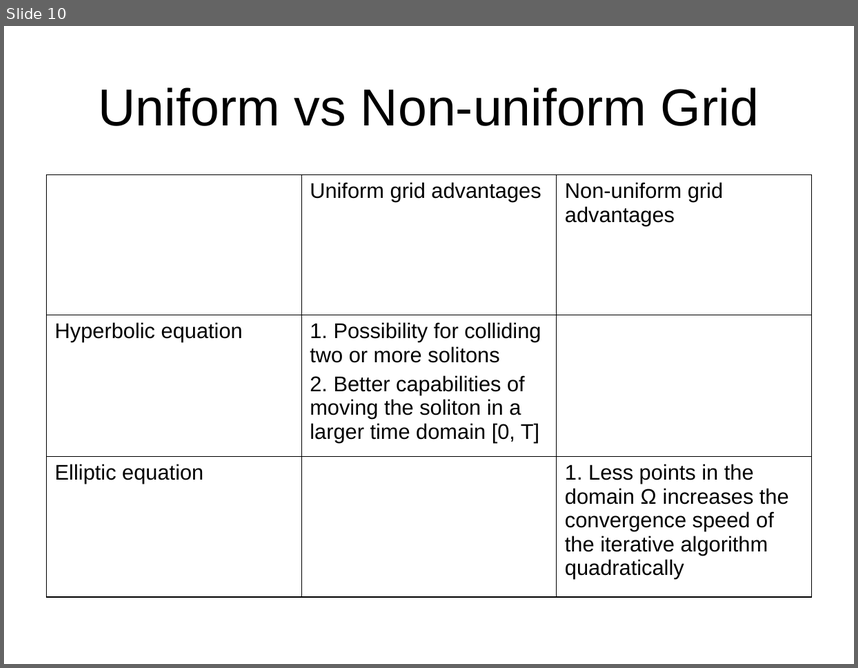
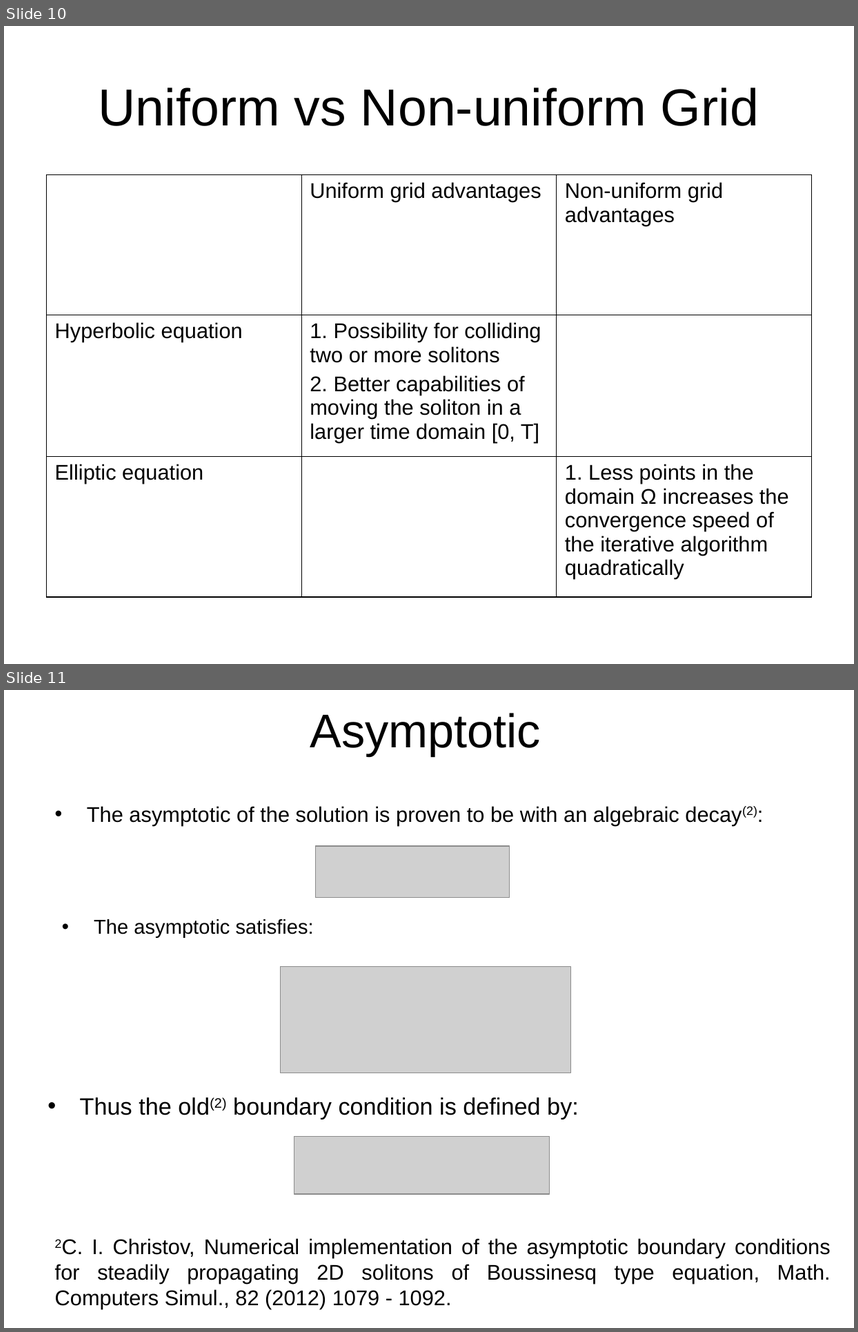
Before and after one commit to CloakMe/Boussinesq, a slide deck: Docu/Presentation Linz/Presentation.ppt. Shown one above the other, each under a label of ours: slide 10 before the commit, slides 10 and 11 after it. The pictures are 858x668 and 858x1332 pixels, drawn with LibreOffice and Linux fonts; fonts in the diff are those of the drawing; grey boxes stand for pictures. Boxes give left, top, right and bottom in pixels: in the first picture for what was removed or moved away, otherwise in the second. Text is boxed around its words. In the diff, an @@ line names an element or a change of style, - is before the commit and + after.

```diff
--- a/Docu/Presentation Linz/Presentation.ppt
+++ b/Docu/Presentation Linz/Presentation.ppt
@@ slide 11 added at (4, 690, 854, 1328), background #FFFFFF @@
@@ title added at (310, 713, 541, 756), 40 pt, text #000000 @@
+Asymptotic
@@ text added at (87, 806, 757, 825), 18 pt, text #000000 @@
+• The asymptotic of the solution is proven to be with an algebraic decay(2):
@@ picture added at (316, 845, 510, 898) @@
@@ text added at (94, 919, 314, 937), 17 pt, text #000000 @@
+• The asymptotic satisfies:
@@ picture added at (280, 966, 571, 1072) @@
@@ text added at (80, 1097, 579, 1118), 20 pt, text #000000 @@
+• Thus the old(2) boundary condition is defined by:
@@ picture added at (294, 1136, 550, 1194) @@
@@ text added at (55, 1238, 831, 1308), 18 pt, text #000000 @@
+2C. I. Christov, Numerical implementation of the asymptotic boundary conditions for steadily propagating 2D solitons of Boussinesq type equation, Math. Computers Simul., 82 (2012) 1079 - 1092.
```
Also in this commit, not shown: 7 other slides added, 1 slide removed, 1 other file.
